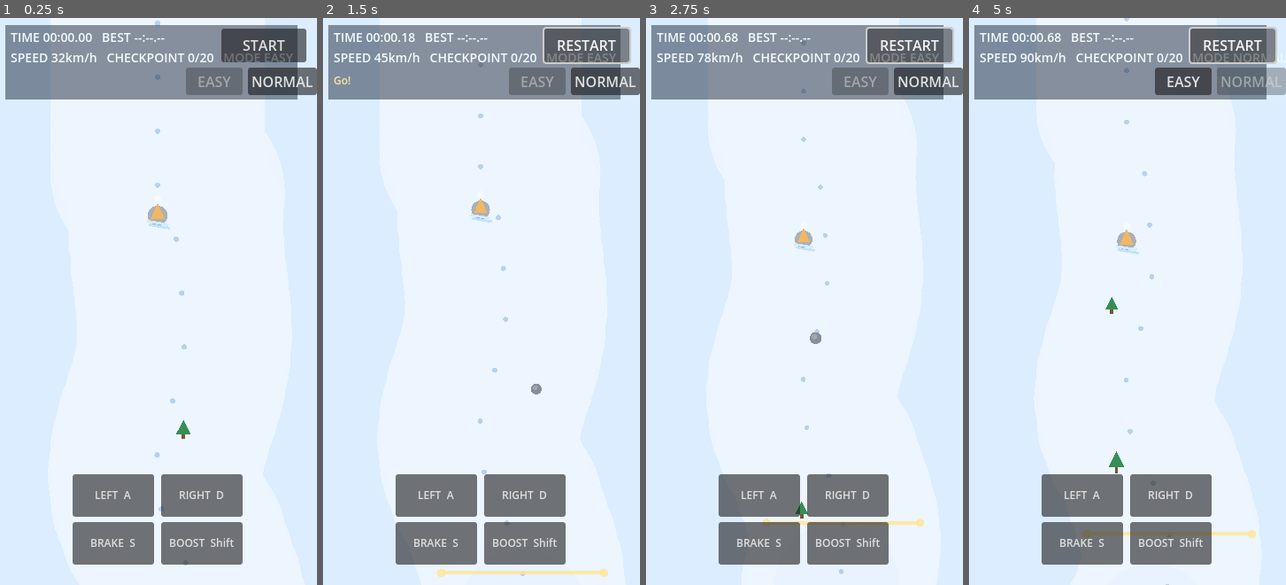
Above: before the commit, frames 1-4 (left to right).
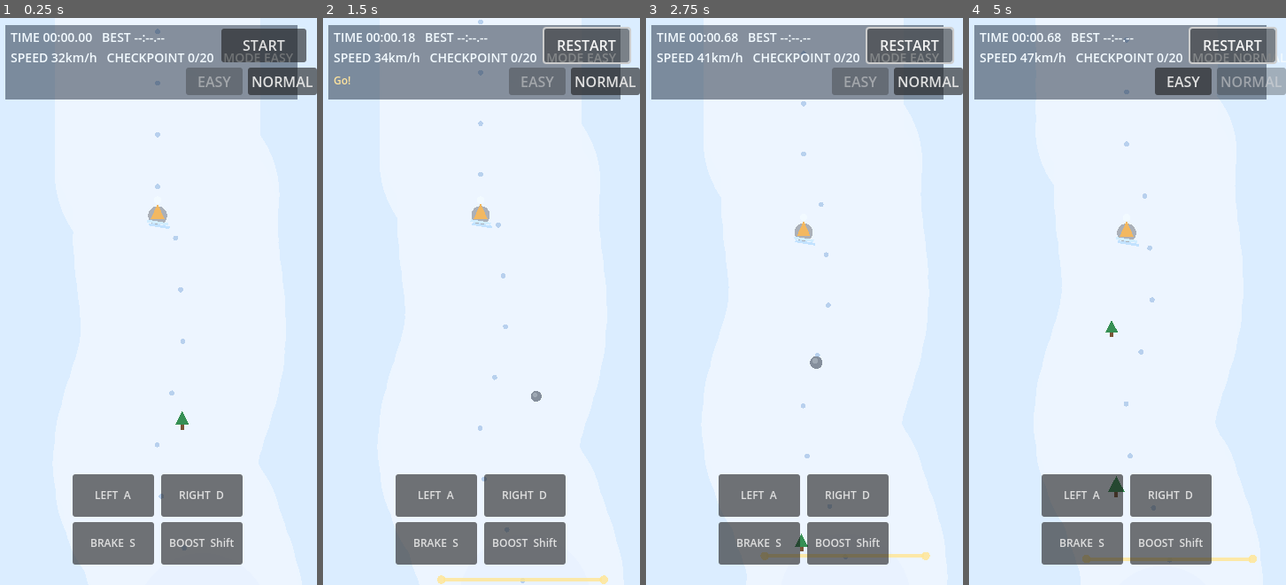
Above: after the commit, the same moments.

Repository: wndzlf/TapTapCho
Game: Godot game, scene res://scenes/main/Main.tscn
The game is run twice, just before and just after one commit, with the same random seed, the same clock (stepped at 60 frames per second) and the same inputs.
Inputs:
- Up to frame 1 (0.25 s): no input
- Up to frame 2 (1.5 s): click "START" at 0.5 s; click "RESTART" at 1.25 s
- Up to frame 3 (2.75 s): click "RESTART" at 2 s
- Up to frame 4 (5 s): click "RESTART" at 2.75 s; click "NORMAL" at 3.5 s; click "START" at 4.25 s

The runs differ from the first frame. In frame 1, 0.3% of the frame differs, in the area x 46-61%, y 0-97%; in frame 2, 1.3%; in frame 3, 1.4%; in frame 4, 1.5%, in the area x 16-91%, y 0-100%.

Commit message:
feat(winter-ski-rush): remove speed caps and tune accel by mode

Diff:
--- a/godot-winter-ski-rush/scenes/main/Main.gd
+++ b/godot-winter-ski-rush/scenes/main/Main.gd
@@ -12,8 +12,6 @@
 const NORMAL_SKI_LOOP_SFX_PATH := "res://assets/audio/winter-ski-rush-normal-ski-loop.mp3"
 const LEFT_RIGHT_SFX_PATH := "res://assets/audio/winter-ski-rush-left-right-sfx.mp3"
 const BASE_GRAVITY := 290.0
-const MIN_SPEED := 72.0
-const MAX_SPEED := 300.0
 const START_SPEED := 88.0
 
 const DIFFICULTY_EASY := 0
@@ -65,8 +63,7 @@
 
 var current_difficulty := DIFFICULTY_EASY
 var active_gravity := BASE_GRAVITY
-var active_min_speed := MIN_SPEED
-var active_max_speed := MAX_SPEED
+var active_speed_visual_ref := 240.0
 var active_start_speed := START_SPEED
 var active_jump_min_speed := 140.0
 var active_jump_base_velocity := 235.0
@@ -221,25 +218,20 @@
 			style_score += 120
 
 	var slope := _slope_at(player_pos.y)
-	var friction := 0.11 if surface["on_track"] else 0.2
+	var accel := active_gravity * slope * 0.18
+	accel += active_gravity * float(surface["speed_bonus"]) * 0.08
+
 	if surface["on_ice"]:
-		friction *= 0.7
+		accel *= 1.08
 	if surface["on_snow"]:
-		friction *= 1.25
-
-	var accel := active_gravity * slope - friction * forward_speed
-	accel += forward_speed * float(surface["speed_bonus"]) * 0.12
+		accel *= 0.9
 
 	if crouch_pressed and not brake_pressed:
-		accel += 20.0
+		accel += 18.0
 	if brake_pressed:
-		accel -= 240.0
-	if not surface["on_track"]:
-		accel -= min(150.0, float(surface["off_dist"]) * 1.5)
-
-	forward_speed = clampf(forward_speed + accel * delta, active_min_speed, active_max_speed)
-	if is_airborne:
-		forward_speed = clampf(forward_speed - 36.0 * delta, active_min_speed, active_max_speed + 30.0)
+		accel = -320.0
+
+	forward_speed = maxf(0.0, forward_speed + accel * delta)
 
 	var steer_power := 165.0 if is_airborne else 300.0
 	if surface["on_ice"]:
@@ -345,7 +337,7 @@
 	crash_timer = 1.15
 	crash_count += 1
 	no_crash_run = false
-	forward_speed = max(active_min_speed, forward_speed * active_crash_keep_speed_ratio)
+	forward_speed = maxf(0.0, forward_speed * active_crash_keep_speed_ratio)
 	run_time += active_crash_penalty
 	_set_status("Crash (%s) +%.1fs" % [reason, active_crash_penalty], 1.2)
 
@@ -568,8 +560,7 @@
 	if camera == null:
 		return
 	var viewport_height := get_viewport_rect().size.y
-	var speed_range := maxf(1.0, active_max_speed - active_min_speed)
-	var speed_factor := clampf((forward_speed - active_min_speed) / speed_range, 0.0, 1.0)
+	var speed_factor := clampf(forward_speed / maxf(1.0, active_speed_visual_ref), 0.0, 1.0)
 	var follow_down := clampf(viewport_height * 0.11, 90.0, 140.0) + speed_factor * 22.0
 	var target_pos := Vector2(player_pos.x, clampf(player_pos.y + follow_down, 170.0, FINISH_Y - 120.0))
 	camera.position = camera.position.lerp(target_pos, clampf(delta * 6.2, 0.04, 0.22))
@@ -892,8 +883,7 @@
 func _apply_difficulty_profile(notify: bool) -> void:
 	if current_difficulty == DIFFICULTY_EASY:
 		active_gravity = 255.0
-		active_min_speed = 62.0
-		active_max_speed = 220.0
+		active_speed_visual_ref = 230.0
 		active_start_speed = 76.0
 		challenge_target = 200.0
 		active_jump_min_speed = 110.0
@@ -913,8 +903,7 @@
 		active_obstacle_radius_scale = 0.88
 	else:
 		active_gravity = BASE_GRAVITY
-		active_min_speed = MIN_SPEED
-		active_max_speed = MAX_SPEED
+		active_speed_visual_ref = 280.0
 		active_start_speed = START_SPEED
 		challenge_target = 175.0
 		active_jump_min_speed = 125.0
Not shown, changed: godot-winter-ski-rush-web/index.html
Not shown, changed: godot-winter-ski-rush-web/index.pck
